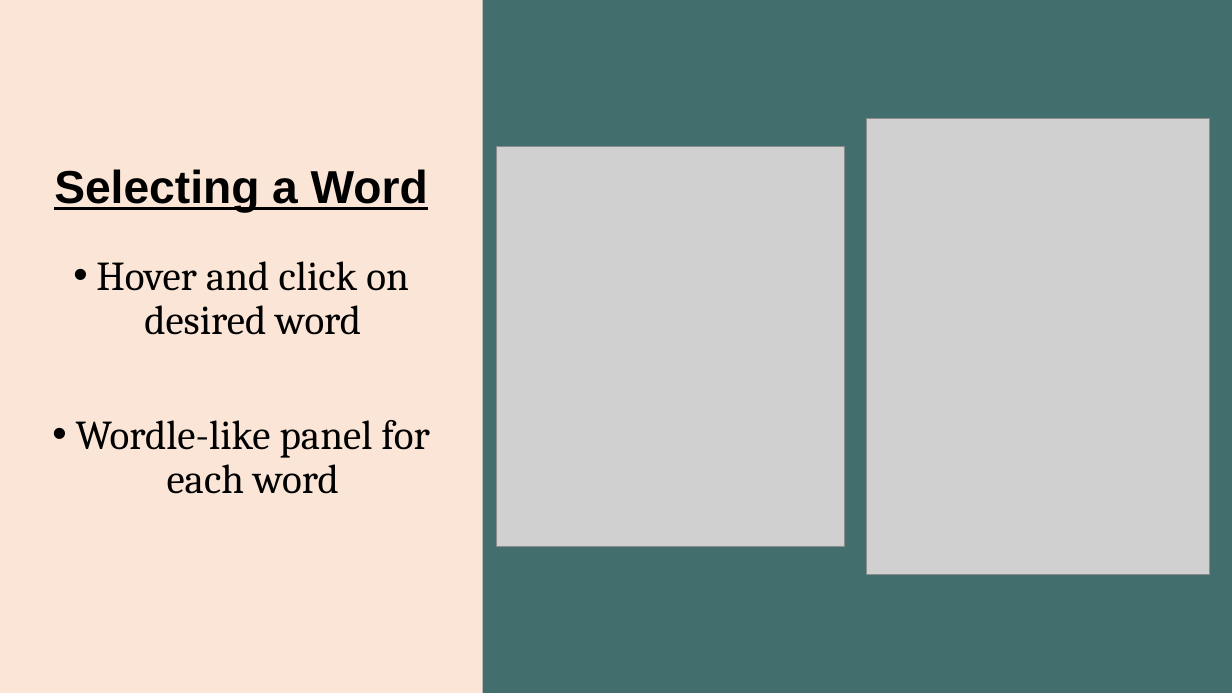
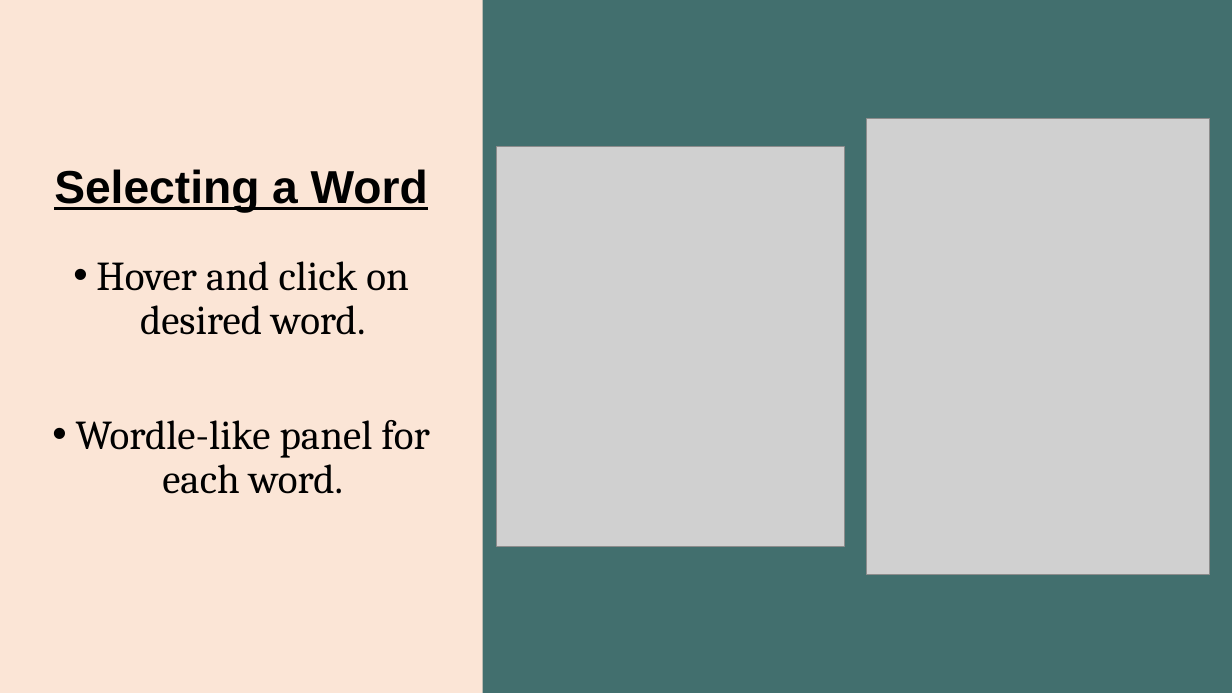
Before and after one commit to MatteoSalverio/ratlab, a slide deck: slide 7 of projects/crosswordle2/CrossWordle Presentation.pptx (slide 6 before the commit). Drawn at 1232x693 pixels with LibreOffice and Linux fonts; fonts in the diff are those of the drawing; grey boxes stand for pictures. Boxes give left, top, right and bottom in pixels: in the first picture for what was removed or moved away, otherwise in the second. Text is boxed around its words. In the diff, an @@ line names an element or a change of style, - is before the commit and + after.

```diff
--- a/projects/crosswordle2/CrossWordle Presentation.pptx
+++ b/projects/crosswordle2/CrossWordle Presentation.pptx
@@ text at <box>76,261,429,494</box>: text changed @@
-• Hover and click on desired word
-• Wordle-like panel for each word
+• Hover and click on desired word.
+• Wordle-like panel for each word.
```
Also in this commit, not shown: 2 other slides changed, 5 slides added, 1 slide removed, 3 other files.
